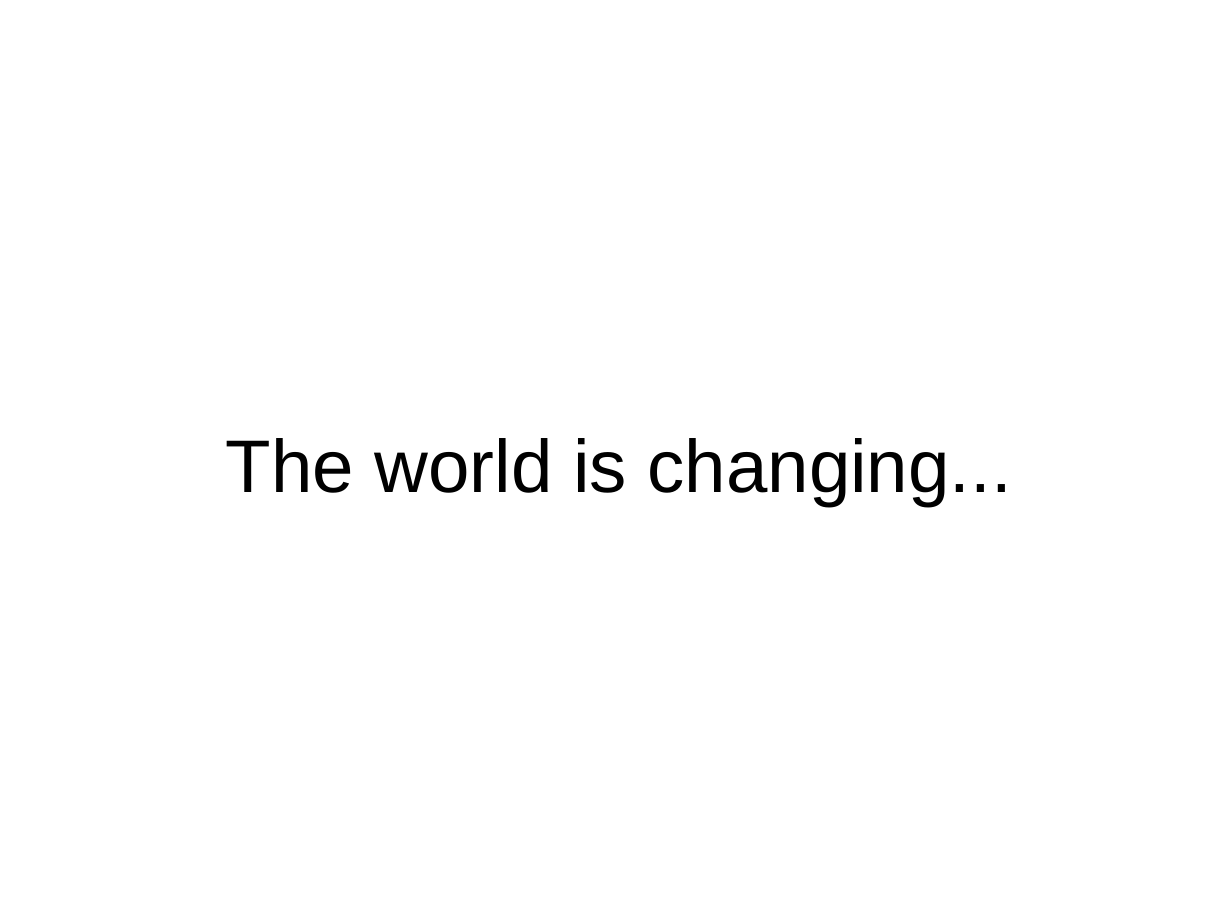
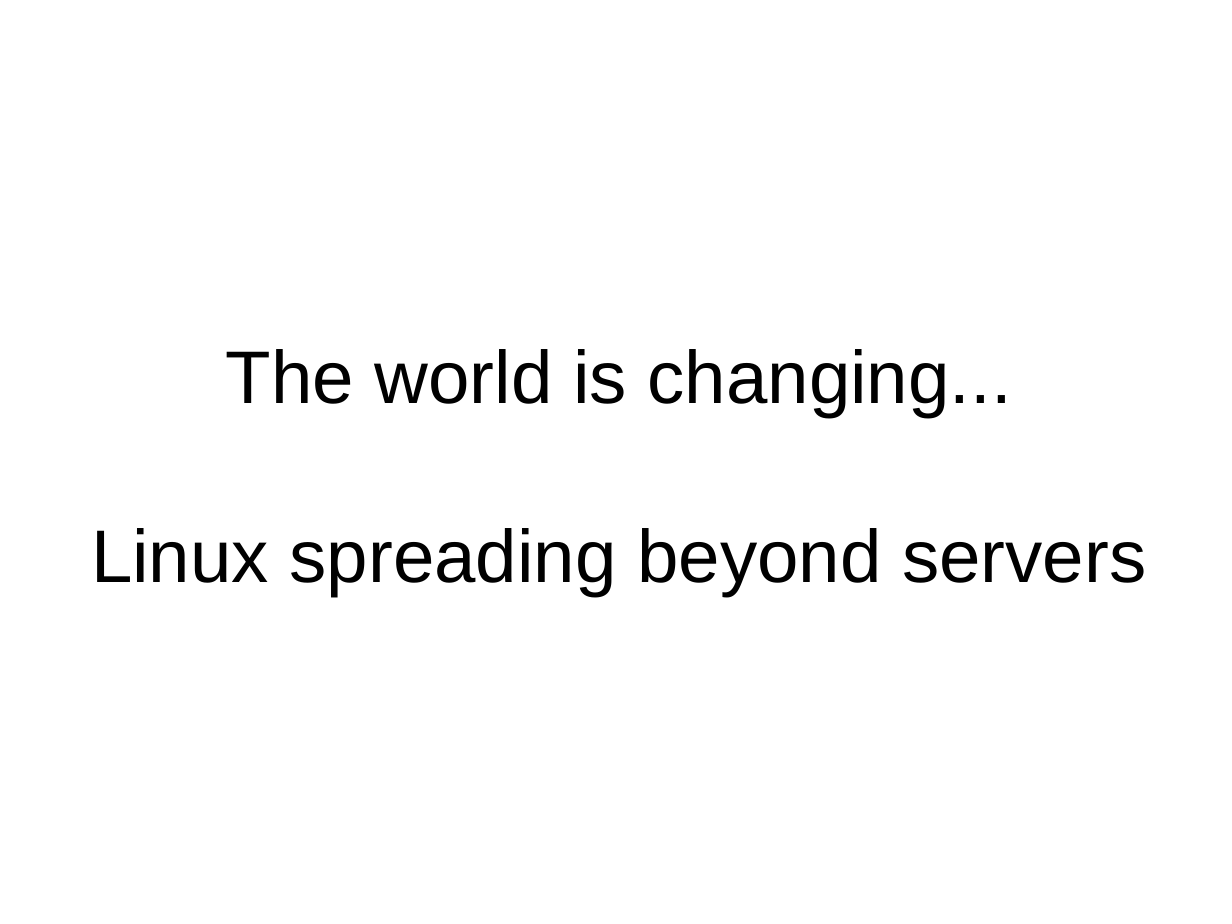
Before and after one commit to imaemo/winezeug, a slide deck: slide 2 of cebit2009/talk.odp. Drawn at 1232x924 pixels with LibreOffice and Linux fonts; fonts in the diff are those of the drawing. Boxes give left, top, right and bottom in pixels: in the first picture for what was removed or moved away, otherwise in the second. Text is boxed around its words. In the diff, an @@ line names an element or a change of style, - is before the commit and + after.

```diff
--- a/cebit2009/talk.odp
+++ b/cebit2009/talk.odp
@@ title at box(91, 349, 1146, 596): text changed @@
-The world is changing...
+The world is changing...
+Linux spreading beyond servers
```
Also in this commit, not shown: 20 slides added, 7 slides removed, 2 other files.
